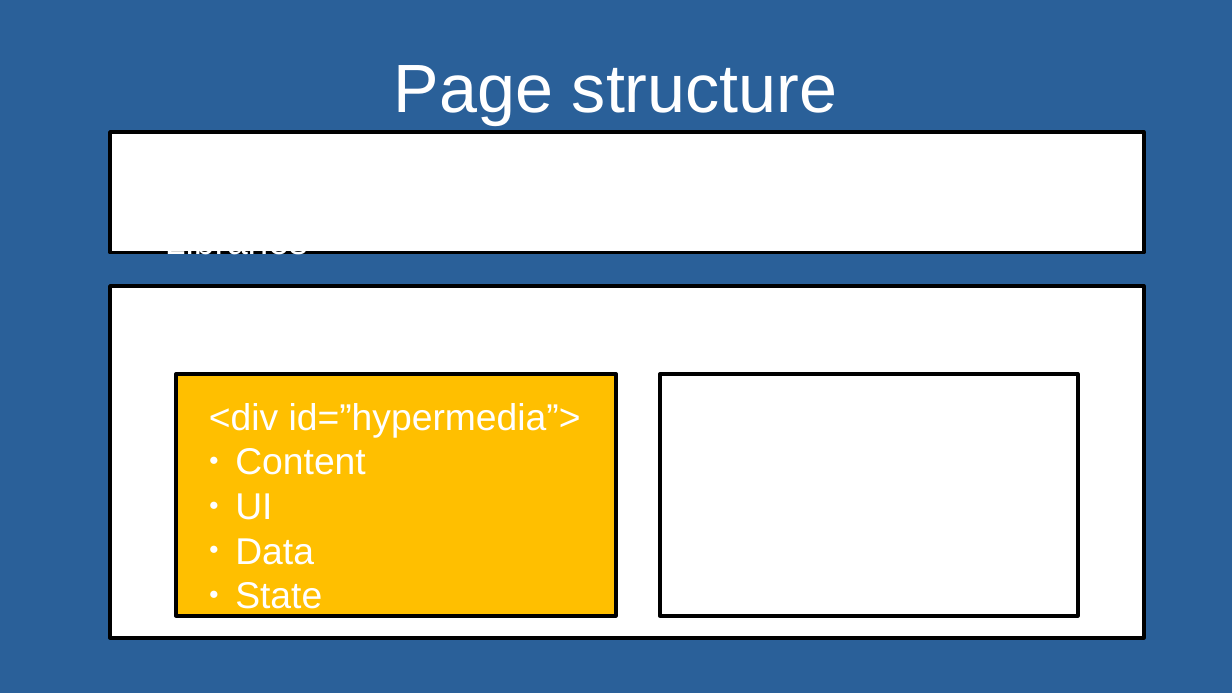
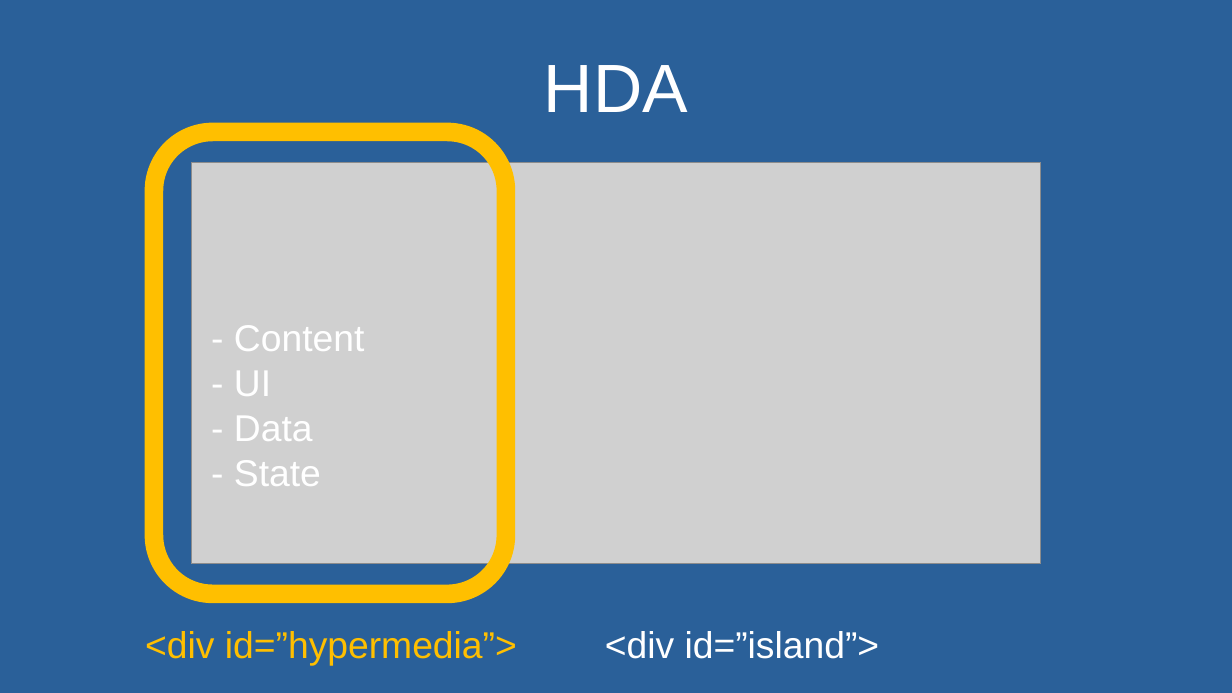
Before and after one commit to andywar65/map_swap_example, a slide deck: slide 5 of hypermedia_driven_maps.odp. Drawn at 1232x693 pixels with LibreOffice and Linux fonts; fonts in the diff are those of the drawing; grey boxes stand for pictures. Boxes give left, top, right and bottom in pixels: in the first picture for what was removed or moved away, otherwise in the second. Text is boxed around its words. In the diff, an @@ line names an element or a change of style, - is before the commit and + after.

```diff
--- a/hypermedia_driven_maps.odp
+++ b/hypermedia_driven_maps.odp
@@ title at [544, 65, 688, 112]: text changed @@
-Page structure
+HDA
@@ rectangle removed at [110, 132, 1144, 253] @@
@@ freeform shape added at [154, 132, 506, 594], outline #FFBF00 11.99 pt @@
@@ picture added at [191, 162, 1041, 565] @@
@@ text removed at [165, 251, 308, 262] @@
-<head> Libraries
@@ rectangle removed at [110, 286, 1144, 638] @@
@@ text at [234, 325, 364, 486]: text changed @@
-<div id=”hypermedia”>
-● Content
-● UI
-● Data
-● State
+- Content
+- UI
+- Data
+- State
@@ rectangle removed at [176, 375, 616, 617] @@
@@ rectangle removed at [661, 375, 1079, 617] @@
@@ text added at [145, 631, 517, 666], 24 pt, text #FFBF00 @@
+<div id=”hypermedia”>
@@ text added at [605, 631, 880, 659], 24 pt, text #FFFFFF @@
+<div id=”island”>
```
Also in this commit, not shown: 6 other slides changed, 10 slides added, 3 slides removed.
